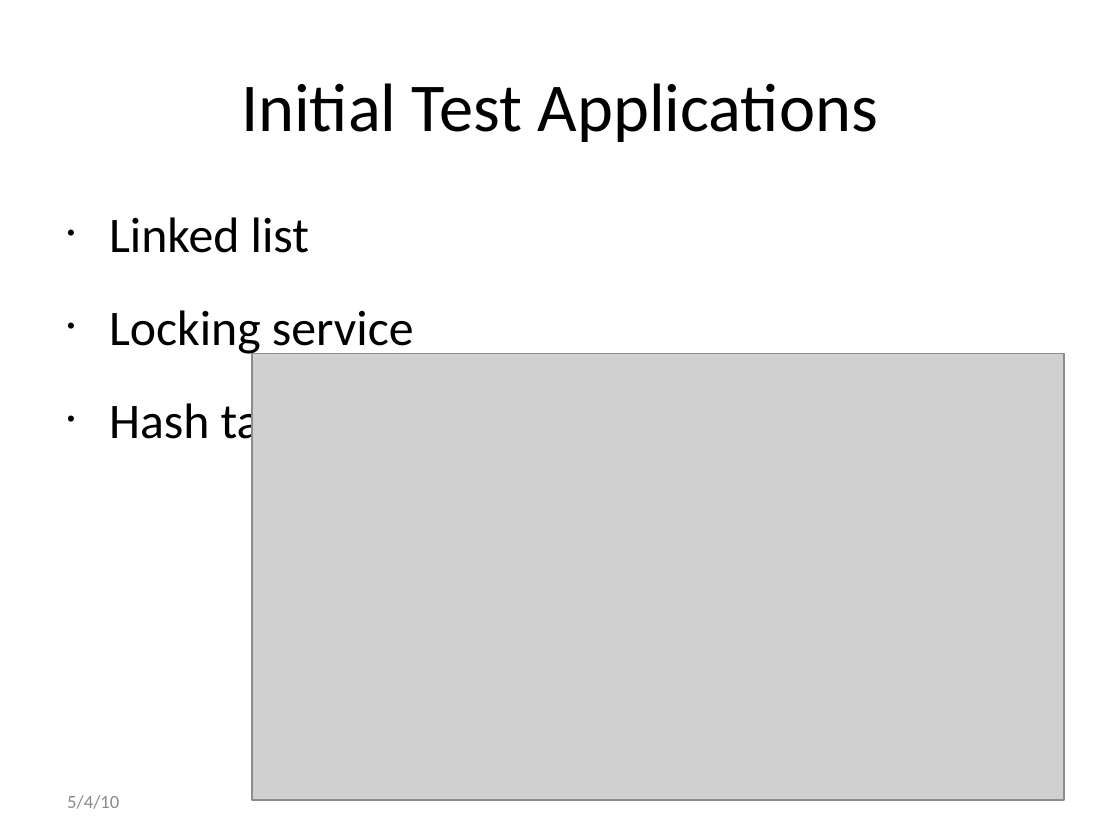
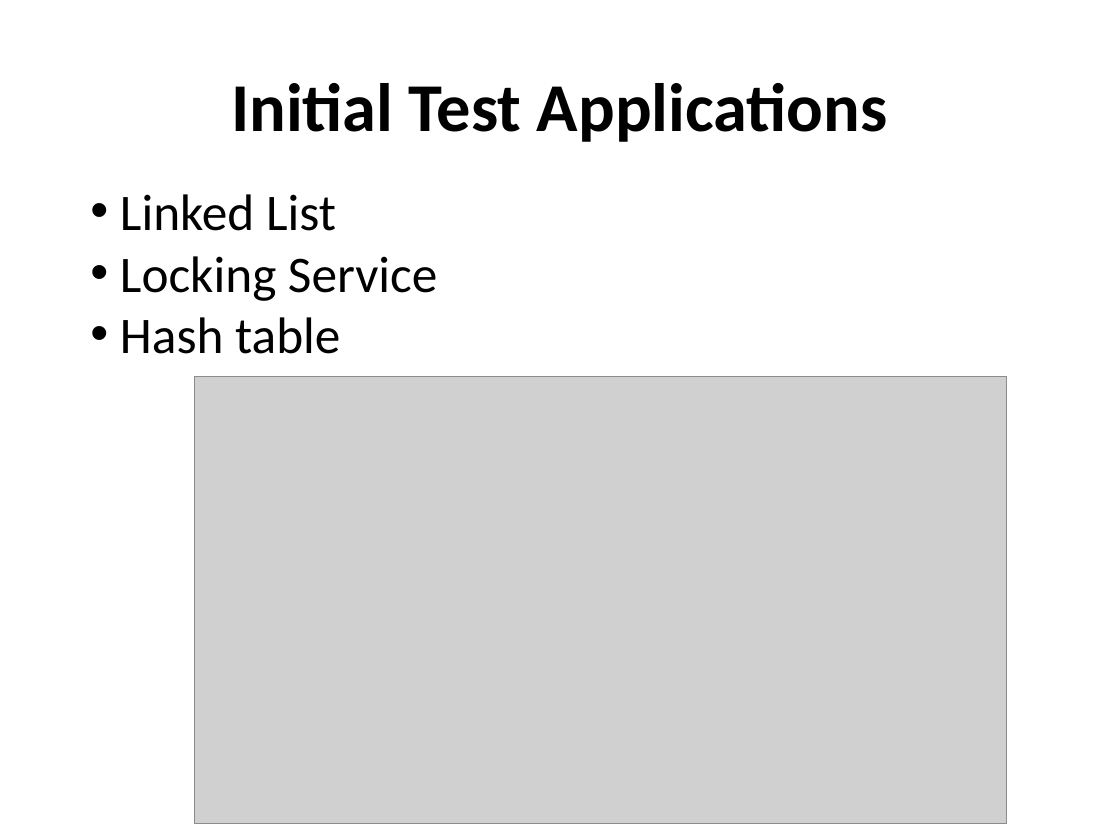
Before and after one commit to madananshul/ActiveRDMA, a slide deck: slide 10 of doc/presentation/presentation.pptx. Drawn at 1120x840 pixels with LibreOffice and Linux fonts; fonts in the diff are those of the drawing; grey boxes stand for pictures. Boxes give left, top, right and bottom in pixels: in the first picture for what was removed or moved away, otherwise in the second. Text is boxed around its words. In the diff, an @@ line names an element or a change of style, - is before the commit and + after.

```diff
--- a/doc/presentation/presentation.pptx
+++ b/doc/presentation/presentation.pptx
@@ title "Initial Test Applications" at [231, 83, 887, 142]: bold on @@
@@ text "Linked List": place and size @@
-text "Linked List" at [109, 217, 414, 450]
+text "Linked List" at [120, 194, 437, 354]
@@ text at [120, 194, 437, 301]: text changed; size 32 to 33 pt @@
-• Linked list
-• Locking service
+• Linked List
+• Locking Service
@@ text at [120, 317, 340, 354]: size 32 to 33 pt in "Hash table"; indent changed; line spacing 1.02 to 1; less space between paragraphs @@
@@ picture: place and size @@
-picture at [252, 354, 1064, 801]
+picture at [195, 377, 1007, 824]
@@ text removed at [67, 795, 119, 809] @@
-5/4/10
```
Also in this commit, not shown: 17 other slides changed, 1 other file.
